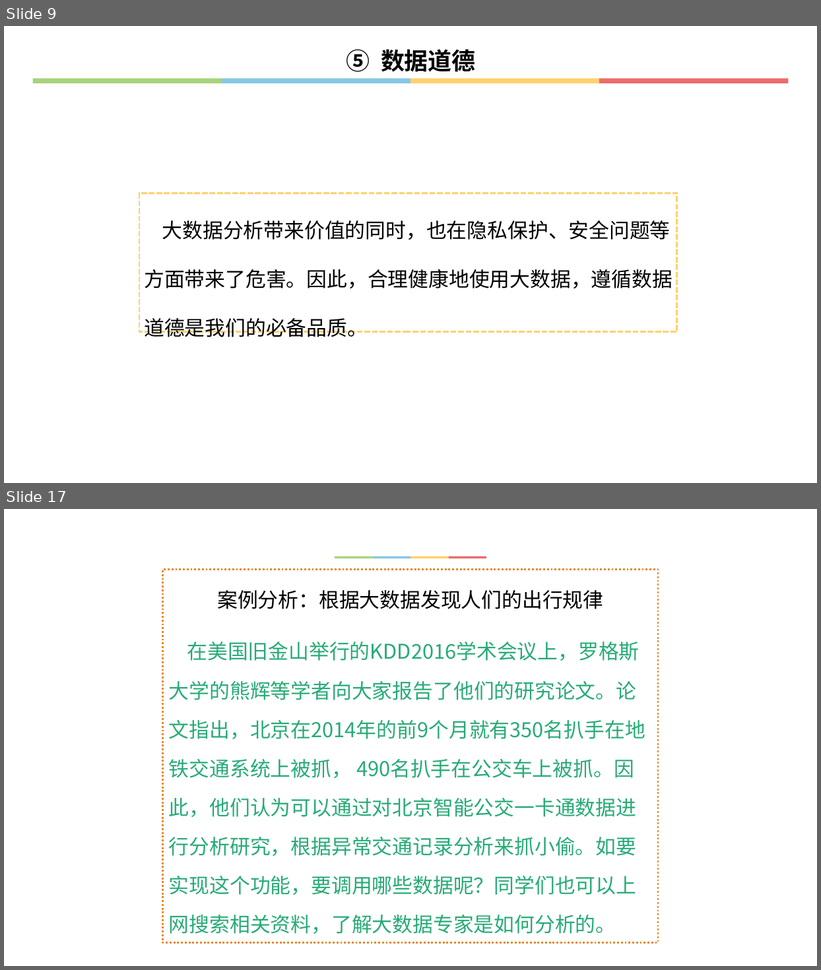
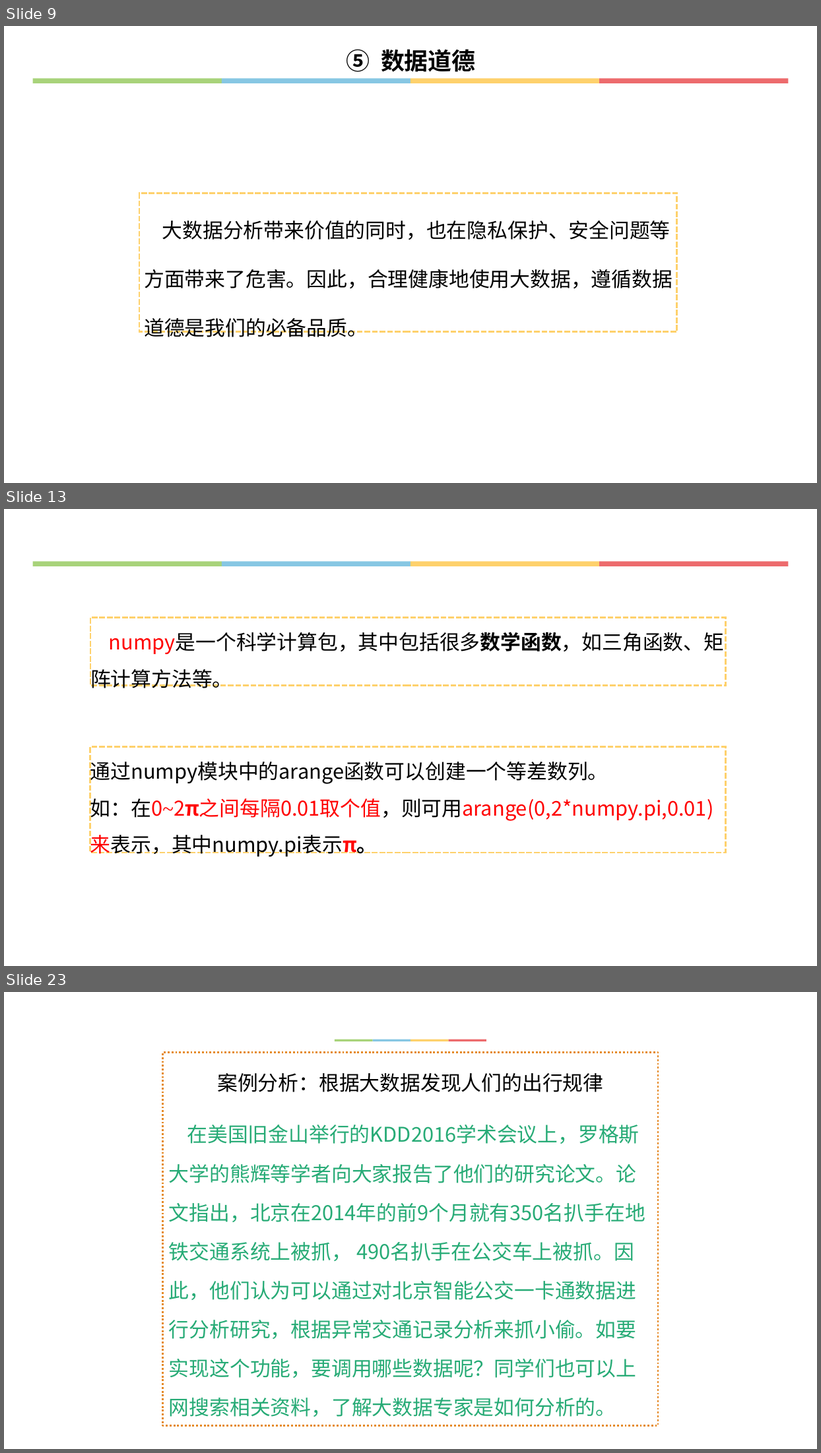
Before and after one commit to hongm32/2020design, a slide deck: 【第22课】走近数据分析②/【第22课】走近数据分析.pptx. Shown one above the other, each under a label of ours: slides 9 and 17 before the commit, slides 9, 13 and 23 after it; the slides between them are not shown. The pictures are 821x970 and 821x1453 pixels, drawn with LibreOffice and Linux fonts; fonts in the diff are those of the drawing. Boxes give left, top, right and bottom in pixels: in the first picture for what was removed or moved away, otherwise in the second. Text is boxed around its words. In the diff, an @@ line names an element or a change of style, - is before the commit and + after.

```diff
--- a/【第22课】走近数据分析②/【第22课】走近数据分析.pptx
+++ b/【第22课】走近数据分析②/【第22课】走近数据分析.pptx
@@ slide 13 added at (4,509,817,966), background #FFFFFF; not listed: 4 template elements that a slide beside it also shows @@
@@ rectangle added at (90,618,725,686), outline #FED16C 2.25 pt dashed, 24 pt, text #000000 @@
+numpy是一个科学计算包，其中包括很多数学函数，如三角函数、矩阵计算方法等。
@@ rectangle added at (90,747,725,853), outline #FED16C 2.25 pt dashed, 24 pt, text #000000 @@
+通过numpy模块中的arange函数可以创建一个等差数列。
+如：在0~2π之间每隔0.01取个值，则可用arange(0,2*numpy.pi,0.01)来表示，其中numpy.pi表示π。
@@ what was slide 17 is now slide 23 @@
```
Also in this commit, not shown: 5 slides changed, 6 other slides added, 1 slide removed, 9 other files.
